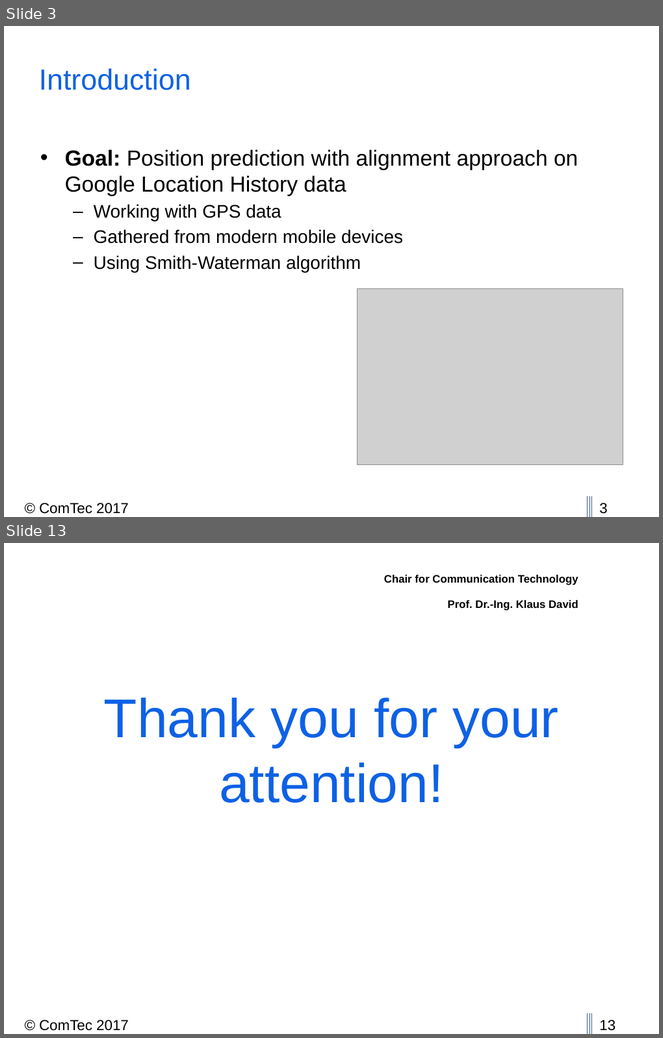
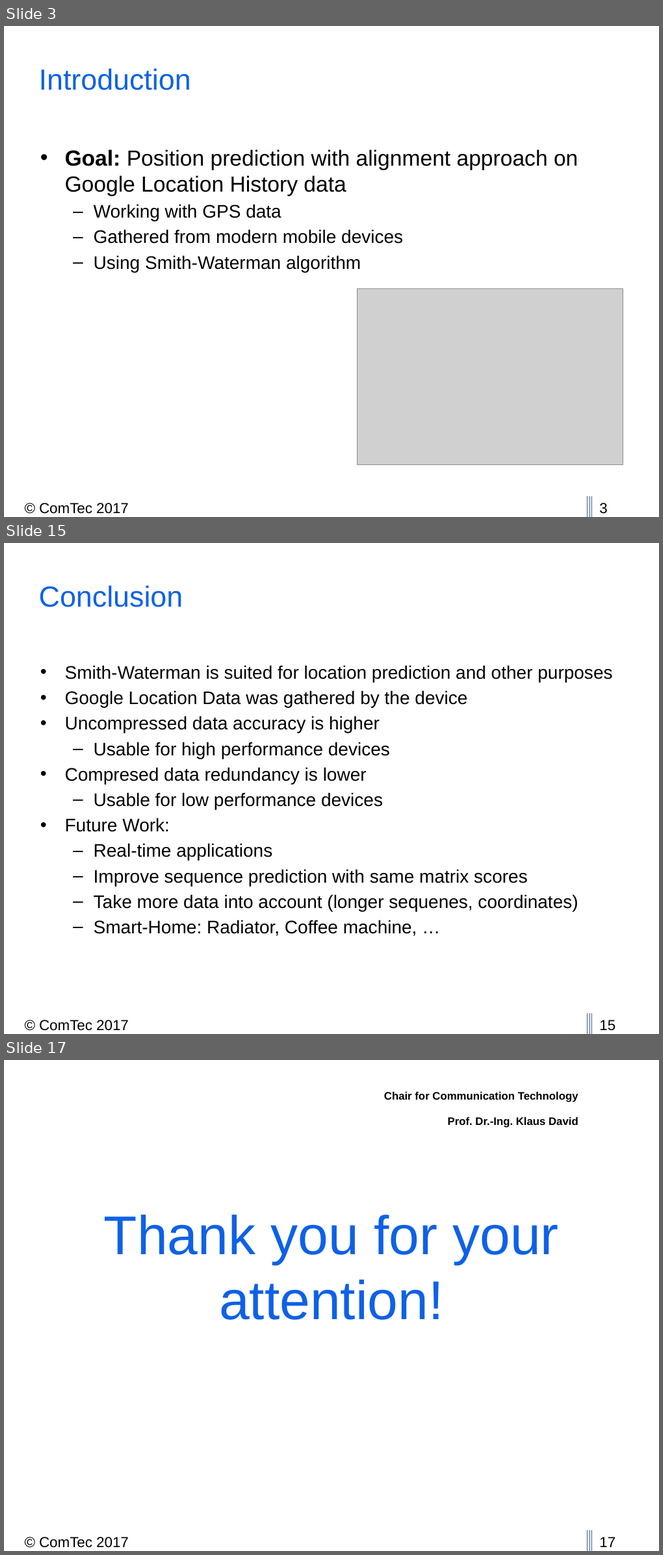
Before and after one commit to thedrayman/ct2-alignment, a slide deck: Presentation/CT2_2017_Alignment.pptx. Shown one above the other, each under a label of ours: slides 3 and 13 before the commit, slides 3, 15 and 17 after it; the slides between them are not shown. The pictures are 663x1038 and 663x1555 pixels, drawn with LibreOffice and Linux fonts; fonts in the diff are those of the drawing; grey boxes stand for pictures; background and template pictures are left out. Boxes give left, top, right and bottom in pixels: in the first picture for what was removed or moved away, otherwise in the second. Text is boxed around its words. In the diff, an @@ line names an element or a change of style, - is before the commit and + after.

Commit message:
added more to presentation and added sw baba image for paper (not in text)

```diff
--- a/Presentation/CT2_2017_Alignment.pptx
+++ b/Presentation/CT2_2017_Alignment.pptx
@@ slide 15 added at (4,543,659,1034), background #FFFFFF; not listed: 5 template elements that a slide beside it also shows @@
@@ title added at (39,585,183,607), 32 pt, text #0E61E6 @@
+Conclusion
@@ text added at (65,665,612,936), 20 pt, text #000000 @@
+• Smith-Waterman is suited for location prediction and other purposes
+• Google Location Data was gathered by the device
+• Uncompressed data accuracy is higher
+  – Usable for high performance devices
+• Compresed data redundancy is lower
+  – Usable for low performance devices
+• Future Work:
+  – Real-time applications
+  – Improve sequence prediction with same matrix scores
+  – Take more data into account (longer sequenes, coordinates)
+  – Smart-Home: Radiator, Coffee machine, …
@@ what was slide 13 is now slide 17 @@
@@ page number at (599,1537,616,1548): text changed @@
-13
+17
```
Also in this commit, not shown: 7 slides changed, 7 other slides added, 3 slides removed, 4 other files.
